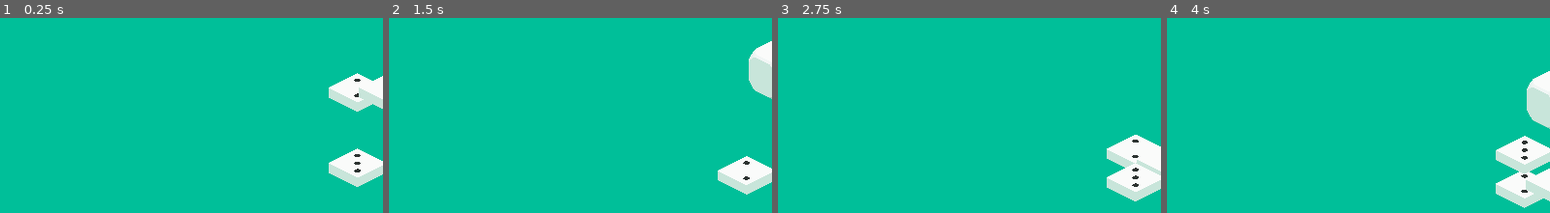
Above: before the commit, frames 1-4 (left to right).
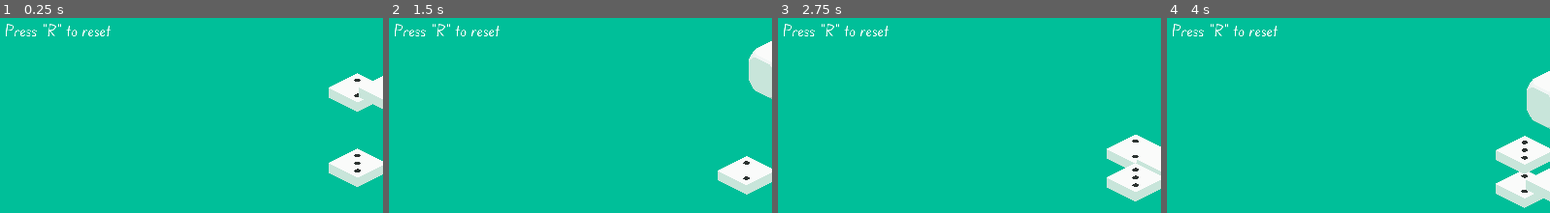
Above: after the commit, the same moments.

Repository: suaveware/gmtk-jam-2022
Game: Godot game, scene res://Main.tscn
The game is run twice, just before and just after one commit, with the same random seed, the same clock (stepped at 60 frames per second) and the same inputs.
Inputs:
- Up to frame 1 (0.25 s): no input
- Up to frame 2 (1.5 s): tap R at 0.5, 0.6, 1.25, 1.35 s; hold D (roll_right) 0.53-1.28 s; hold S (roll_down) from 1.28 s (still down)
- Up to frame 3 (2.75 s): tap R at 2, 2.1 s; release S (roll_down) at 2.03 s; hold D (roll_right) from 2.03 s (still down)
- Up to frame 4 (4 s): tap R at 2.75, 2.85, 3.5, 3.6 s; release D (roll_right) at 2.78 s; hold W (roll_up) 2.78-3.53 s; hold A (roll_left) from 3.53 s (still down)
The pictures show only the part of the screen within x 0-50%, y 0-50%; the shares and areas given below are measured in that part.

The runs differ from the first frame. In frame 1, 0.4% of the frame differs, in the area x 1-30%, y 2-10%; in frame 2, 0.4%; in frame 3, 0.4%; in frame 4, 0.4%.

Commit message:
press R to reset

Diff:
--- a/Main.tscn
+++ b/Main.tscn
@@ -29,10 +29,9 @@
 margin_bottom = 40.0
 
 [node name="Label" type="Label" parent="CanvasLayer/Gui/HBoxContainer"]
-visible = false
-margin_right = 102.0
+margin_right = 263.0
 margin_bottom = 51.0
-text = "Victory"
+text = "Press \"R\" to reset"
 
 [node name="DiceHud" parent="CanvasLayer/Gui" instance=ExtResource( 6 )]
 player_path = NodePath("../../../Player")
